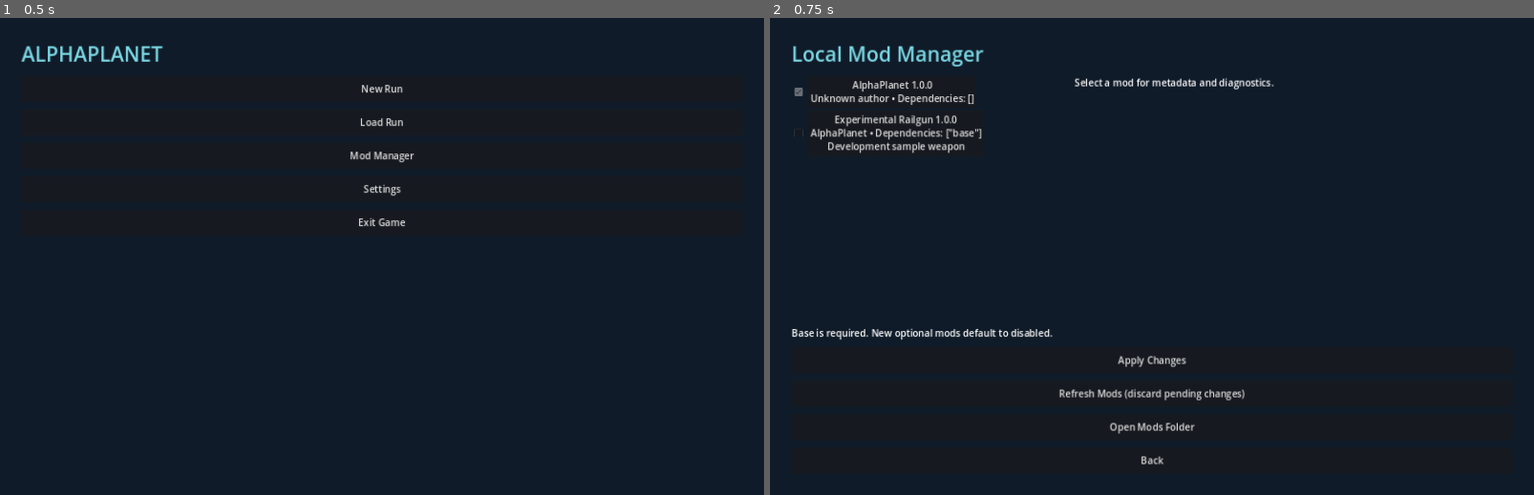
Above: before the commit, frames 1-2 (left to right).
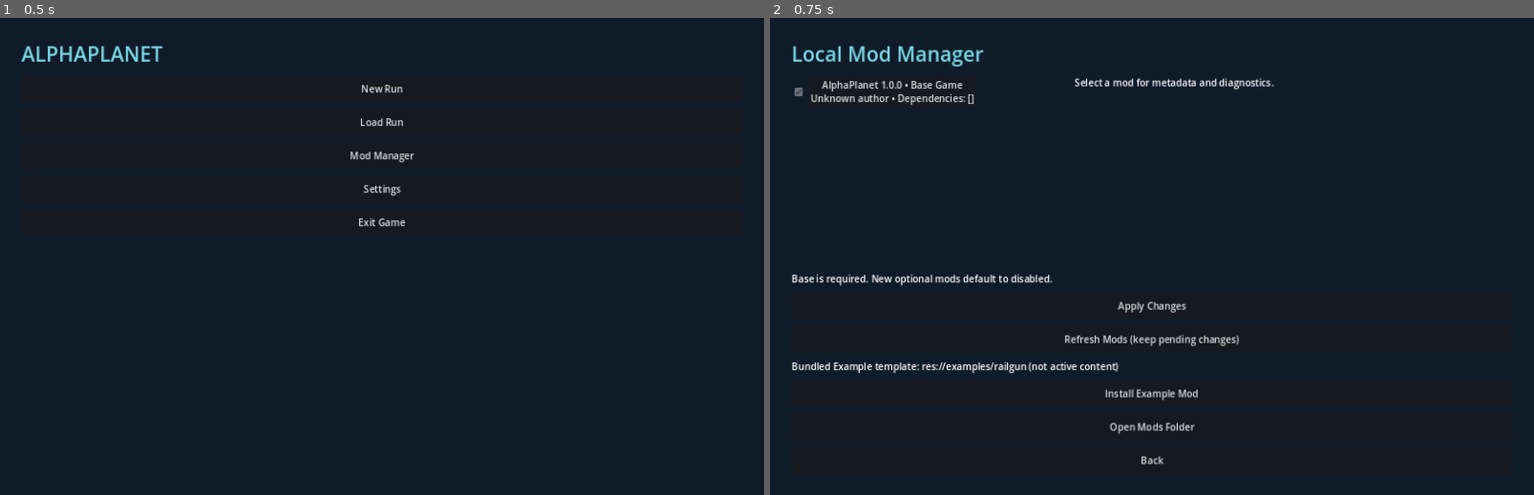
Above: after the commit, the same moments.

Repository: jcklemme/alphaplanet
Game: Godot game, scene res://scenes/menu.tscn
The game is run twice, just before and just after one commit, with the same random seed, the same clock (stepped at 60 frames per second) and the same inputs.
Inputs:
- Up to frame 1 (0.5 s): no input
- Up to frame 2 (0.75 s): click "Mod Manager" at 0.5 s

Frame 1 is identical in both runs. In frame 2, 2.9% of the frame differs, in the area x 2-63%, y 13-81%.

Commit message:
Fix local example installation and expose debug item-grant tools

Diff:
--- /dev/null
+++ b/app/example_installer.gd
@@ -0,0 +1,32 @@
+class_name ExampleInstaller
+extends RefCounted
+const TEMPLATE := "res://examples/railgun"
+const FILES := ["mod.json", "content.json"]
+static func install(root := "user://mods") -> String:
+	if DirAccess.make_dir_recursive_absolute(root) != OK:
+		return "Error: cannot create local mods folder: " + root
+	var destination = root.path_join("experimental_railgun")
+	if DirAccess.dir_exists_absolute(destination) or FileAccess.file_exists(destination):
+		return "Not installed: destination already exists. Your files were preserved: " + destination
+	var staging = root.path_join(".example_install_tmp")
+	if DirAccess.dir_exists_absolute(staging):
+		return "Error: previous installation staging folder exists; inspect/remove " + staging
+	if DirAccess.make_dir_absolute(staging) != OK:
+		return "Error: cannot create installation staging folder."
+	var success := true
+	for name in FILES:
+		var bytes = FileAccess.get_file_as_bytes(TEMPLATE.path_join(name))
+		var file = FileAccess.open(staging.path_join(name), FileAccess.WRITE)
+		if bytes.is_empty() or file == null:
+			success = false
+			break
+		file.store_buffer(bytes)
+		if file.get_error() != OK:
+			success = false
+		file.close()
+	if success and DirAccess.rename_absolute(staging, destination) == OK:
+		return "Installed example in " + ProjectSettings.globalize_path(destination) + ". Enable it and Apply Changes."
+	for name in FILES:
+		DirAccess.remove_absolute(staging.path_join(name))
+	DirAccess.remove_absolute(staging)
+	return "Error: could not install example; existing mods were not changed."
--- a/app/mod_configuration.gd
+++ b/app/mod_configuration.gd
@@ -1,7 +1,8 @@
 class_name ModConfiguration
 extends RefCounted
 var path := "user://enabled_mods.json"
-var sources: Array[String] = ["res://examples/railgun"]
+var sources: Array[String] = []
+var local_root := "user://mods"
 var enabled: Array[String] = []
 var discovered: Array[Dictionary] = []
 var diagnostics: Array[String] = []
@@ -25,12 +26,14 @@
 
 func refresh() -> void:
 	var manager = ModManager.new()
+	manager.local_root = local_root
 	manager.load_content(sources)
 	discovered = manager.discovered
 	diagnostics = manager.registry.diagnostics.duplicate()
 
 func build(ids: Array[String]) -> ContentRegistry:
 	var manager = ModManager.new()
+	manager.local_root = local_root
 	var result = manager.load_content(sources, true, [], ids)
 	for id in ids:
 		if not manager.load_order.has(id):
--- a/data/character_state.gd
+++ b/data/character_state.gd
@@ -62,6 +62,11 @@
 func grant_development_item(content_id: String) -> bool:
 	if not registry.contains(content_id) or registry.get_definition(content_id).kind != "items":
 		return false
+	for instance_id in items:
+		if items[instance_id].content_id == content_id:
+			items[instance_id].quantity += 1
+			changed.emit()
+			return true
 	items[content_id] = {"content_id": content_id, "quantity": 1}
 	groups.append({"id": str(groups.size()+1), "equipped": [content_id]})
 	changed.emit()
--- a/mods/mod_manager.gd
+++ b/mods/mod_manager.gd
@@ -1,6 +1,7 @@
 class_name ModManager
 extends RefCounted
 ## Only fixed JSON files are read. External paths must be supplied by trusted discovery.
+var local_root := "user://mods"
 var registry := ContentRegistry.new()
 var discovered: Array[Dictionary] = []
 var load_order: Array[String] = []
@@ -25,14 +26,14 @@
 	discovered.clear()
 	var paths: Array[String] = ["res://content/base"]
 	if discover_local:
-		DirAccess.make_dir_recursive_absolute("user://mods")
-		var directory = DirAccess.open("user://mods")
+		DirAccess.make_dir_recursive_absolute(local_root)
+		var directory = DirAccess.open(local_root)
 		if directory == null:
 			registry.diagnostics.append("Cannot access user://mods")
 		else:
 			for child in directory.get_directories():
 				if not directory.is_link(child):
-					paths.append("user://mods/" + child)
+					paths.append(local_root.path_join(child))
 	paths.append_array(external_directories)
 	paths.sort()
 	var packs: Dictionary = {}
@@ -52,7 +53,7 @@
 			discovered.append({"path": path, "invalid": true, "manifest": {"id": "invalid", "name": path.get_file(), "version": "?", "dependencies": [], "description": "Invalid or unsupported manifest: " + path}})
 			registry.diagnostics.append("Invalid manifest: " + path)
 			continue
-		discovered.append({"path": path, "manifest": manifest.duplicate(true)})
+		discovered.append({"path": path, "source": "Base Game" if path == "res://content/base" else ("Local Mod" if path.begins_with(local_root + "/") else "External Directory"), "manifest": manifest.duplicate(true)})
 		if manifest.id == "base" and path != "res://content/base":
 			registry.diagnostics.append("Reserved mod ID base: " + path)
 			continue
--- /dev/null
+++ b/tests/local_install_tests.gd
@@ -0,0 +1,82 @@
+extends SceneTree
+var failures := 0
+var checks := 0
+func check(ok: bool, description: String) -> void:
+	checks += 1
+	if not ok:
+		failures += 1
+		push_error(description)
+func _init() -> void:
+	call_deferred("run")
+func run() -> void:
+	var config = ModConfiguration.new()
+	config.local_root = "user://install_test_" + str(Time.get_ticks_usec())
+	config.path = config.local_root + "/selection.json"
+	config.refresh()
+	check(DirAccess.dir_exists_absolute(config.local_root), "Missing local root created")
+	check(config.discovered.size() == 1, "Empty local root only has base")
+	check(ExampleInstaller.install(config.local_root).begins_with("Installed"), "Example installs")
+	var destination = config.local_root + "/experimental_railgun"
+	check(FileAccess.file_exists(destination + "/mod.json") and FileAccess.file_exists(destination + "/content.json"), "Actual files installed")
+	var original = FileAccess.get_file_as_string(destination + "/content.json")
+	check(ExampleInstaller.install(config.local_root).contains("preserved") and FileAccess.get_file_as_string(destination + "/content.json") == original, "Repeat install does not overwrite")
+	config.refresh()
+	check(config.discovered.size() == 2 and config.discovered[1].source == "Local Mod", "Local source discovery")
+	check(config.apply(["example_railgun"]), "Local example enabled")
+	var reopened = ModConfiguration.new()
+	reopened.local_root = config.local_root
+	reopened.path = config.path
+	reopened.read()
+	check(reopened.enabled == ["example_railgun"], "Persisted selection reloads")
+	var game = load("res://scenes/main.tscn").instantiate()
+	game.configuration_override = reopened
+	root.add_child(game)
+	var tools = DevelopmentTools.new()
+	tools.state = game.player.state
+	tools.registry = game.content
+	game.add_child(tools)
+	check(tools.entries().any(func(entry): return entry.id == "example_railgun:weapon"), "Dynamic weapon list from active run")
+	game.pause_menu.open()
+	game.pause_menu.open_tools()
+	check(game.pause_menu.tools_panel.visible, "Pause tools accessible")
+	check(tools.grant("example_railgun:weapon"), "Grant weapon through existing inventory")
+	check(game.player.state.items.has("example_railgun:railgun") and game.scheduler.world_time == 0, "Grant updates inventory without time")
+	check(tools.grant("example_railgun:railgun") and game.player.state.items["example_railgun:railgun"].quantity == 2 and game.player.state.groups.size() == 4, "Repeat grant stacks without duplicate group")
+	game.player.state.activate(3)
+	game.pause_menu.close()
+	var enemy = game.enemies[0]
+	game.grid.occupants.erase(enemy.hex)
+	enemy.hex = game.player.hex + Vector2i(7,0)
+	game.grid.occupants[enemy.hex] = enemy
+	enemy.health = 30
+	game.die = func(): return 6
+	check(game.fire_at(enemy.hex) and enemy.health == 30 and game.scheduler.world_time == 180, "Failed 3d6 shot spends defined cost, no damage")
+	await create_timer(0.2).timeout
+	game.die = func(): return 3
+	var weapon = game.player.state.active_ranged_weapon()
+	check(weapon.range == 9 and weapon.skill_override == 10, "Range and accuracy from local JSON")
+	check(game.fire_at(enemy.hex) and enemy.health == 18 and game.scheduler.world_time == 360, "Successful local Railgun hit deals 12 once")
+	await create_timer(0.2).timeout
+	game.free()
+	check(config.apply([]), "Disable applies")
+	var disabled = config.build([])
+	tools = DevelopmentTools.new()
+	tools.registry = disabled
+	check(not tools.entries().any(func(entry): return entry.id.begins_with("example_railgun:")) and disabled.contains("base:pistol_weapon"), "Disabled item absent, base intact")
+	tools.free()
+	# A second genuinely installed copy must be rejected.
+	var duplicate = config.local_root + "/duplicate"
+	DirAccess.make_dir_absolute(duplicate)
+	for name in ExampleInstaller.FILES:
+		DirAccess.copy_absolute(destination + "/" + name, duplicate + "/" + name)
+	check(not config.apply(["example_railgun"]) and str(config.diagnostics).contains("Duplicate"), "Installed duplicate rejected")
+	for directory in [duplicate, destination]:
+		for name in ExampleInstaller.FILES:
+			DirAccess.remove_absolute(directory + "/" + name)
+		DirAccess.remove_absolute(directory)
+	var absent = config.build(["example_railgun"])
+	check(absent.contains("base:pistol_weapon") and str(absent.diagnostics).contains("did not load"), "Removed installed mod safe")
+	DirAccess.remove_absolute(config.path)
+	DirAccess.remove_absolute(config.local_root)
+	print("Local installation checks: %d; failures: %d" % [checks, failures])
+	quit(0 if failures == 0 else 1)
--- a/tests/menu_tests.gd
+++ b/tests/menu_tests.gd
@@ -21,12 +21,15 @@
 	check(ProjectSettings.get_setting("application/run/main_scene") == "res://scenes/menu.tscn", "Startup scene")
 	var configuration = ModConfiguration.new()
 	configuration.path = "user://test_enabled_mods.json"
+	configuration.local_root = "user://menu_sample_mods"
+	ExampleInstaller.install(configuration.local_root)
 	configuration.refresh()
 	check(configuration.discovered.any(func(entry): return entry.manifest.id == "example_railgun"), "Railgun discovered through loader")
 	check(configuration.enabled.is_empty(), "Optional mods default disabled")
 	check(configuration.apply(["example_railgun"]), "Enable applies")
 	var reopened = ModConfiguration.new()
 	reopened.path = configuration.path
+	reopened.local_root = configuration.local_root
 	reopened.read()
 	check(reopened.enabled == ["example_railgun"], "Enable persists")
 	check(reopened.build(reopened.enabled).contains("example_railgun:weapon"), "Enabled registry contains railgun")
--- /dev/null
+++ b/ui/development_tools.gd
@@ -0,0 +1,55 @@
+class_name DevelopmentTools
+extends PanelContainer
+var state: CharacterState
+var registry: ContentRegistry
+var selection: OptionButton
+var feedback: Label
+var ids: Array[String] = []
+static func available() -> bool:
+	return OS.is_debug_build()
+func entries() -> Array[Dictionary]:
+	var result: Array[Dictionary] = []
+	for item in registry.all("items"):
+		result.append({"id": item.id, "item": item.id, "name": item.name})
+	for weapon in registry.all("weapons"):
+		result.append({"id": weapon.id, "item": weapon.item, "name": weapon.name + " (weapon)"})
+	return result
+func grant(id: String) -> bool:
+	if not available() or not registry.contains(id):
+		return false
+	var definition = registry.get_definition(id)
+	var item_id: String = definition.item if definition.kind == "weapons" else id
+	return state.grant_development_item(item_id)
+func _ready() -> void:
+	var column = VBoxContainer.new()
+	add_child(column)
+	var title = Label.new()
+	title.text = "DEVELOPMENT ONLY — Grant registered content"
+	column.add_child(title)
+	selection = OptionButton.new()
+	selection.custom_minimum_size.x = 600
+	for entry in entries():
+		ids.append(entry.id)
+		selection.add_item("%s | %s | source: %s" % [entry.name, entry.id, entry.id.get_slice(":", 0)])
+	column.add_child(selection)
+	var button = Button.new()
+	button.text = "Grant Item"
+	button.pressed.connect(func():
+		var index = selection.selected
+		feedback.text = "Granted. Select its equipment group in the sidebar after resuming." if index >= 0 and grant(ids[index]) else "Error: content missing or cannot be instantiated.")
+	column.add_child(button)
+	feedback = Label.new()
+	feedback.autowrap_mode = TextServer.AUTOWRAP_WORD_SMART
+	feedback.text = "Granting is free. New items receive an equipment group."
+	column.add_child(feedback)
+	var diagnostics = Label.new()
+	diagnostics.autowrap_mode = TextServer.AUTOWRAP_WORD_SMART
+	var loaded: Array = []
+	for mod in registry.enabled:
+		loaded.append(mod.id)
+	diagnostics.text = "Weapons: %d • Optional mods: %d\nLoaded: %s\n%s" % [registry.all("weapons").size(), maxi(0, loaded.size()-1), str(loaded), "\n".join(registry.diagnostics)]
+	column.add_child(diagnostics)
+	var back = Button.new()
+	back.text = "Back to Pause"
+	back.pressed.connect(func(): hide())
+	column.add_child(back)
--- a/ui/main_menu.gd
+++ b/ui/main_menu.gd
@@ -81,9 +81,11 @@
 	toggle.toggled.connect(func(value): settings.fullscreen = value; feedback.text = "Saved" if settings.save() == OK else "Could not save settings")
 	button(column, "Back", show_home)
 func show_mods() -> void:
+	var preserve_pending = page == "mods"
 	page = "mods"
 	configuration.refresh()
-	desired = configuration.enabled.duplicate()
+	if not preserve_pending:
+		desired = configuration.enabled.duplicate()
 	clear("Local Mod Manager")
 	var row = HBoxContainer.new()
 	row.size_flags_vertical = Control.SIZE_EXPAND_FILL
@@ -111,10 +113,12 @@
 			if value and not desired.has(manifest.id): desired.append(manifest.id)
 			elif not value: desired.erase(manifest.id)
 			status.text = "Pending changes. Apply validates dependencies before saving.")
-		button(item, manifest.name + " " + manifest.version + (" [ERROR]" if entry.get("invalid", fals …(186 unchanged characters)…
+		button(item, manifest.name + " " + manifest.version + " • " + entry.get("source", "Invalid Local Mod") + (" [ERROR]" if entry.get("invalid", fals …(186 unchanged characters)…
 	status = label(column, "\n".join(configuration.diagnostics) if not configuration.diagnostics.is_empty() else "Base is required. New optional mods default to disabled.")
 	button(column, "Apply Changes", apply_mods)
-	button(column, "Refresh Mods (discard pending changes)", show_mods)
+	button(column, "Refresh Mods (keep pending changes)", show_mods)
+	label(column, "Bundled Example template: res://examples/railgun (not active content)")
+	button(column, "Install Example Mod", install_example)
 	button(column, "Open Mods Folder", open_folder)
 	button(column, "Back", show_home)
 func show_details(manifest: Dictionary) -> void:
@@ -122,14 +126,23 @@
 	var active := false
 	for entry in trial.enabled:
 		if entry.id == manifest.id: active = true
-	details.text = "%s\nID: %s\nVersion: %s\nAuthor: %s\n%s\nDependencies: %s\nDesired: %s\nValidation: %s\n%s" % [manifest.name, manifest.id, manifest.version, manifest.get("author", "—"), manifest.get("description", ""), str(manifest.dependencies), "enabled" if manifest.id == "base" or desired.has(manifest.id) else "disabled", "loaded" if active else "disabled or failed", "\n".join(configuration.diagnostics + trial.diagnostics)]
+	var source_text = ""
+	for entry in configuration.discovered:
+		if entry.manifest.id == manifest.id:
+			source_text += "\nSource: " + entry.get("source", "Invalid Local Mod") + "\nPath: " + ProjectSettings.globalize_path(entry.path)
+	details.text = "%s\nID: %s\nVersion: %s\nAuthor: %s\n%s\nDependencies: %s\nDesired: %s\nValidation: %s\n%s" % [manifest.name, manifest.id, manifest.version, manifest.get("author", "—"), manifest.get("description", ""), str(manifest.dependencies), "enabled" if manifest.id == "base" or desired.has(manifest.id) else "disabled", "loaded" if active else "disabled or failed", "\n".join(configuration.diagnostics + trial.diagnostics)] + source_text
 func apply_mods() -> void:
 	if configuration.apply(desired):
 		status.text = "Applied and saved. The next New Run uses this configuration." + ("\n" + "\n".join(configuration.diagnostics) if not configuration.diagnostics.is_empty() else "")
 	else:
 		status.text = "Not applied. Resolve dependencies/errors:\n" + "\n".join(configuration.diagnostics)
 func open_folder() -> void:
-	var error = DirAccess.make_dir_recursive_absolute("user://mods")
+	var error = DirAccess.make_dir_recursive_absolute(configuration.local_root)
 	if error == OK:
-		error = OS.shell_open(ProjectSettings.globalize_path("user://mods"))
-	status.text = "Mods folder opened." if error == OK else "Could not open folder: " + ProjectSettings.globalize_path("user://mods")
+		error = OS.shell_open(ProjectSettings.globalize_path(configuration.local_root))
+	status.text = "Mods folder opened." if error == OK else "Could not open folder: " + ProjectSettings.globalize_path(configuration.local_root)
+
+func install_example() -> void:
+	var result = ExampleInstaller.install(configuration.local_root)
+	show_mods()
+	status.text = result
--- a/ui/pause_menu.gd
+++ b/ui/pause_menu.gd
@@ -2,6 +2,9 @@
 extends CanvasLayer
 signal resumed
 var panel: PanelContainer
+var state: CharacterState
+var registry: ContentRegistry
+var tools_panel: DevelopmentTools
 func _ready() -> void:
 	layer = 20
 	process_mode = Node.PROCESS_MODE_ALWAYS
@@ -22,11 +25,28 @@
 	leave.text = "Discard Run and Return to Main Menu"
 	leave.pressed.connect(func(): RunManager.end(get_tree()))
 	column.add_child(leave)
+	if DevelopmentTools.available():
+		var tools_button = Button.new()
+		tools_button.text = "Development Tools"
+		tools_button.pressed.connect(open_tools)
+		column.add_child(tools_button)
 	hide()
+func open_tools() -> void:
+	if not DevelopmentTools.available():
+		return
+	if tools_panel == null:
+		tools_panel = DevelopmentTools.new()
+		tools_panel.state = state
+		tools_panel.registry = registry
+		tools_panel.position = Vector2(280, 220)
+		add_child(tools_panel)
+	tools_panel.show()
 func open() -> void:
 	show()
 	get_tree().paused = true
 func close() -> void:
+	if tools_panel != null:
+		tools_panel.hide()
 	get_tree().paused = false
 	hide()
 	resumed.emit()
--- a/world/game.gd
+++ b/world/game.gd
@@ -1,4 +1,5 @@
 extends Node2D
+var configuration_override: ModConfiguration
 var mods := ModManager.new()
 var pause_menu := PauseMenu.new()
 var content: ContentRegistry
@@ -22,19 +23,21 @@
 var has_inspection := false
 
 func _ready() -> void:
-	var configuration = ModConfiguration.new()
+	var configuration = configuration_override if configuration_override != null else ModConfiguration.new()
 	configuration.read()
 	content = configuration.build(configuration.enabled)
-	add_child(pause_menu)
 	if not content.contains("base:stalker") or not content.contains("base:pistol_weapon"):
 		push_error("Required base content unavailable: " + str(content.diagnostics))
 		set_process(false)
 		return
 	player.state = CharacterState.new(content)
+	pause_menu.state = player.state
+	pause_menu.registry = content
+	add_child(pause_menu)
 	player.melee_damage = int(content.get_definition("base:knife_weapon").damage)
 	# Explicit developer option: -- --dev-item=namespace:item, never auto-grant mod items.
 	for argument in OS.get_cmdline_user_args():
-		if argument.begins_with("--dev-item="):
+		if DevelopmentTools.available() and argument.begins_with("--dev-item="):
 			if not player.state.grant_development_item(argument.trim_prefix("--dev-item=")):
 				content.diagnostics.append("Requested development item is missing: " + argument)
 
Not shown, added: app/example_installer.gd.uid
Not shown, added: export_presets.cfg
Not shown, added: tests/local_install_tests.gd.uid
Not shown, added: ui/development_tools.gd.uid
Not shown, changed: MODDING.md
